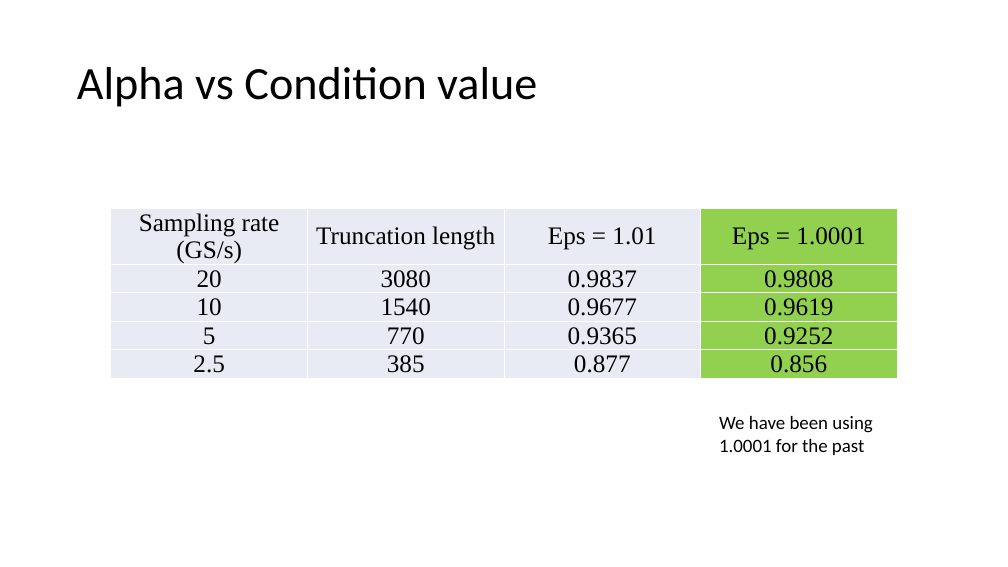
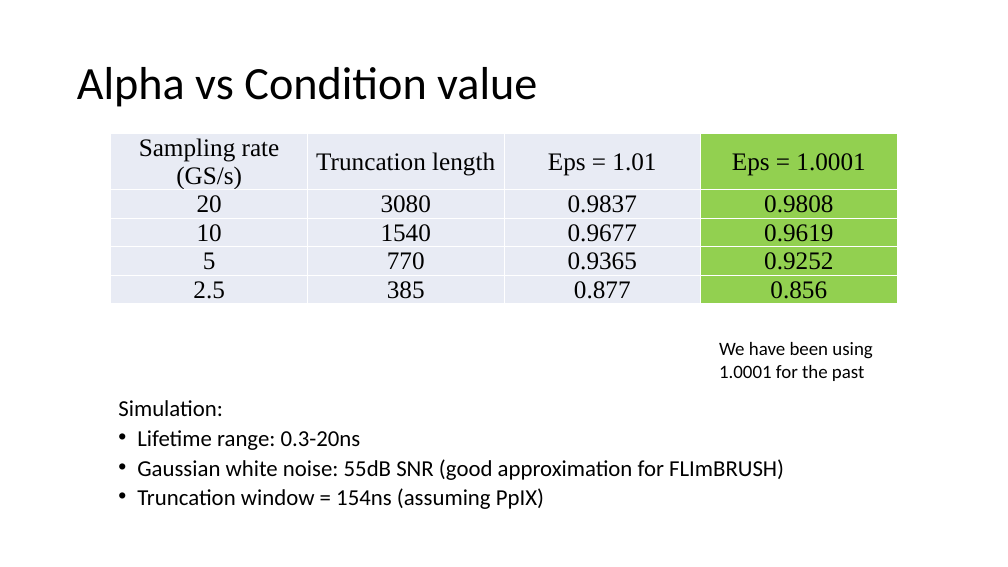
Before and after one commit to marculab/FLImBrushDataProcessingTool, a slide deck: slide 9 of AlphaDeterminatin/FLImBRUSH data processing.pptx (slide 4 before the commit). Drawn at 1008x567 pixels with LibreOffice and Linux fonts; fonts in the diff are those of the drawing. Boxes give left, top, right and bottom in pixels: in the first picture for what was removed or moved away, otherwise in the second. Text is boxed around its words. In the diff, an @@ line names an element or a change of style, - is before the commit and + after.

```diff
--- a/AlphaDeterminatin/FLImBRUSH data processing.pptx
+++ b/AlphaDeterminatin/FLImBRUSH data processing.pptx
@@ table: place and size @@
-table at box(111, 208, 898, 392)
+table at box(111, 134, 898, 318)
@@ text "We have been using 1.0001 ...": place and size @@
-text "We have been using 1.0001 ..." at box(719, 416, 872, 455)
+text "We have been using 1.0001 ..." at box(719, 342, 872, 381)
@@ text added at box(118, 400, 784, 509), 21.7 pt, text #000000 @@
+Simulation:
+• Lifetime range: 0.3-20ns
+• Gaussian white noise: 55dB SNR (good approximation for FLImBRUSH)
+• Truncation window = 154ns (assuming PpIX)
```
Also in this commit, not shown: 8 other slides changed, 36 slides added, 4 slides removed.
